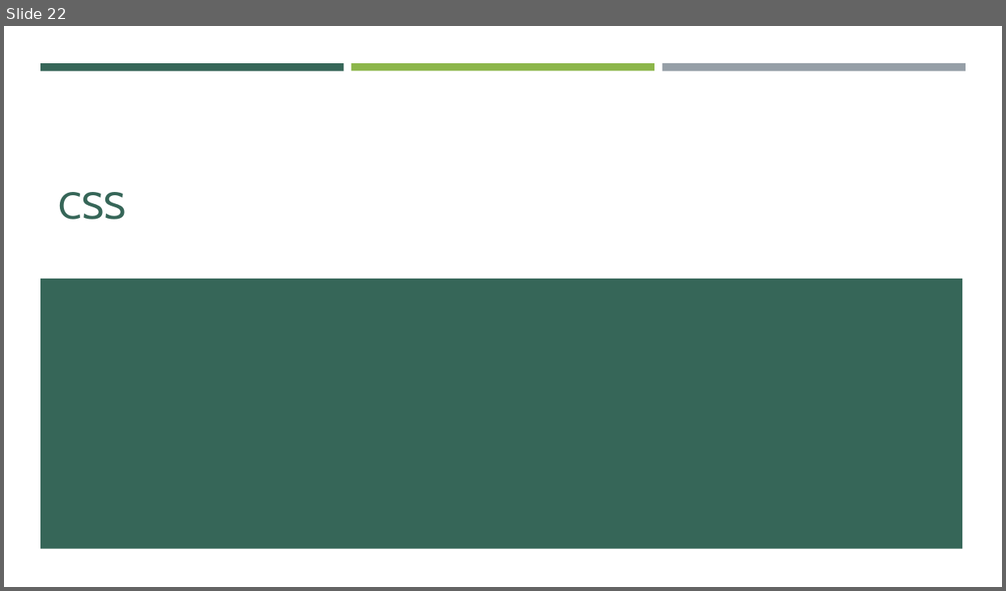
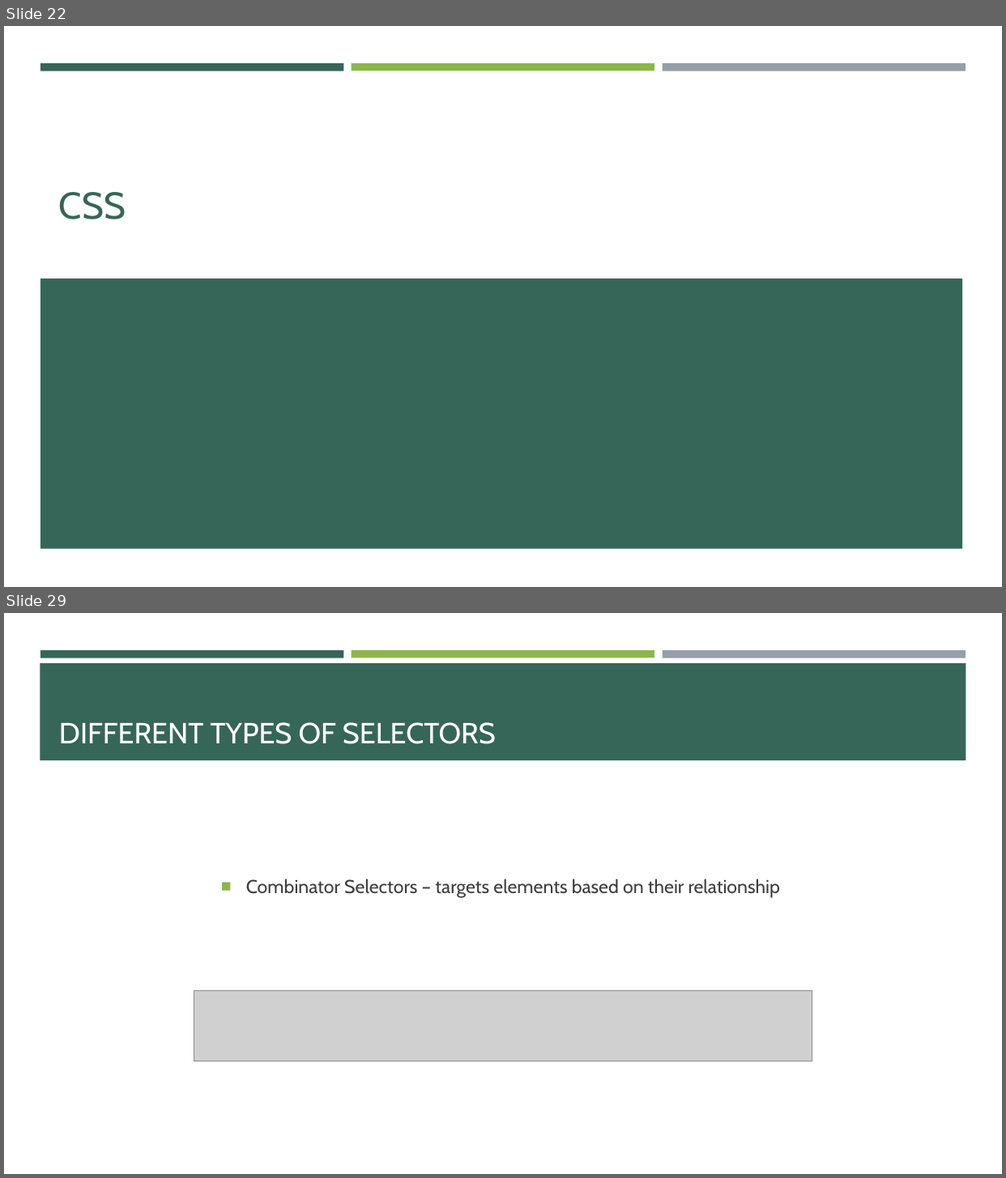
Before and after one commit to e-m-wilson/SNOW, a slide deck: Week_1/003-HTML_&_CSS/HTML-CSS.pptx. Shown one above the other, each under a label of ours: slide 22 before the commit, slides 22 and 29 after it; the slides between them are not shown. The pictures are 1006x591 and 1006x1178 pixels, drawn with LibreOffice and Linux fonts; fonts in the diff are those of the drawing; grey boxes stand for pictures. Boxes give left, top, right and bottom in pixels: in the first picture for what was removed or moved away, otherwise in the second. Text is boxed around its words. In the diff, an @@ line names an element or a change of style, - is before the commit and + after.

```diff
--- a/Week_1/003-HTML_&_CSS/HTML-CSS.pptx
+++ b/Week_1/003-HTML_&_CSS/HTML-CSS.pptx
@@ slide 29 added at (4, 613, 1002, 1174), background #FFFFFF; not listed: 3 template elements that a slide beside it also shows @@
@@ rectangle added at (40, 663, 966, 760), fill #366658 @@
@@ title added at (59, 722, 496, 744), 28 pt, text #FFFFFF @@
+DIFFERENT TYPES OF SELECTORS
@@ text added at (246, 879, 780, 898), 18 pt, text #3D3D3D @@
+■ Combinator Selectors – targets elements based on their relationship
@@ picture added at (194, 991, 812, 1062) @@
```
Also in this commit, not shown: 20 other slides added, 1 other file.
